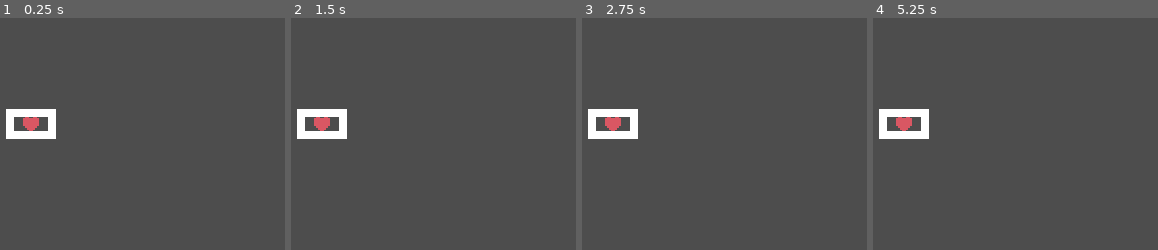
Above: before the commit, frames 1-4 (left to right).
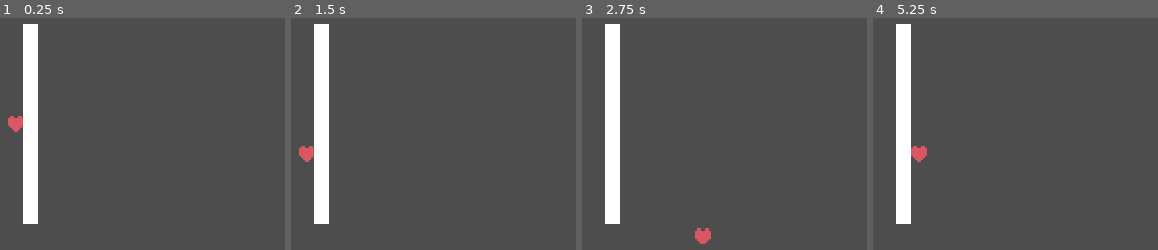
Above: after the commit, the same moments.

Repository: Kukalooka/Godotale
Game: Godot game, scene res://fightSystem.tscn
Same seed, same stepped clock (60 frames per second), same inputs: the game is played once before the commit and once after it.
Inputs:
- Up to frame 1 (0.25 s): no input
- Up to frame 2 (1.5 s): tap Enter at 0.5 s; hold Right (ui_right) 0.53-1.28 s; tap Space at 1.25 s; hold Down (ui_down) from 1.28 s (still down)
- Up to frame 3 (2.75 s): tap Enter at 2 s; release Down (ui_down) at 2.03 s; hold Right (ui_right) from 2.03 s (still down)
- Up to frame 4 (5.25 s): release Right (ui_right) at 2.78 s; hold Up (ui_up) 2.78-3.53 s; hold Left (ui_left) 3.53-5.03 s; tap Space at 5 s; hold Down (ui_down) from 5.03 s (still down)

The runs differ from the first frame. In frame 1, 5.5% of the frame differs, in the area x 2-20%, y 2-89%; in frame 2, 5.7%; in frame 3, 5.7%, in the area x 2-46%, y 2-98%; in frame 4, 5.7%.

Commit message:
Made it so box funcs can be accessed in battle master script

Diff:
--- a/boxFunc.gd
+++ b/boxFunc.gd
@@ -1,4 +1,6 @@
 extends StaticBody2D
+
+class_name BattleBox
 
 func resize(x, y):
 	$Box_Top.shape.set_size(Vector2(x, 8))
@@ -43,7 +45,6 @@
 	pass
 
 func _ready():
-	resize(50, 30)
 	pass # Replace with function body.
 
 func _process(delta):
--- a/fightSystem.tscn
+++ b/fightSystem.tscn
@@ -1,7 +1,8 @@
-[gd_scene load_steps=9 format=3 uid="uid://b2lyr3k3pre3c"]
+[gd_scene load_steps=10 format=3 uid="uid://b2lyr3k3pre3c"]
 
 [ext_resource type="Script" uid="uid://ddxq6g32lnrng" path="res://charFunc.gd" id="1_7lwci"]
 [ext_resource type="Texture2D" uid="uid://b3wagihnnskul" path="res://heart.png" id="1_c0kym"]
+[ext_resource type="Script" uid="uid://cb6pu5ibm3bnb" path="res://master.gd" id="1_dmj4t"]
 [ext_resource type="Script" uid="uid://p4eckqcinrmp" path="res://boxFunc.gd" id="3_5rwid"]
 
 [sub_resource type="RectangleShape2D" id="RectangleShape2D_u4th6"]
@@ -21,6 +22,7 @@
 
 [node name="Node2D" type="Node2D"]
 position = Vector2(248, 256)
+script = ExtResource("1_dmj4t")
 
 [node name="CharacterBody2D" type="CharacterBody2D" parent="."]
 position = Vector2(72, 88)
--- /dev/null
+++ b/master.gd
@@ -0,0 +1,7 @@
+extends Node2D
+
+@onready var box : BattleBox = $Box
+
+func _ready():
+	box.resize(1, 200)
+	pass # Replace with function body.
Not shown, added: master.gd.uid
